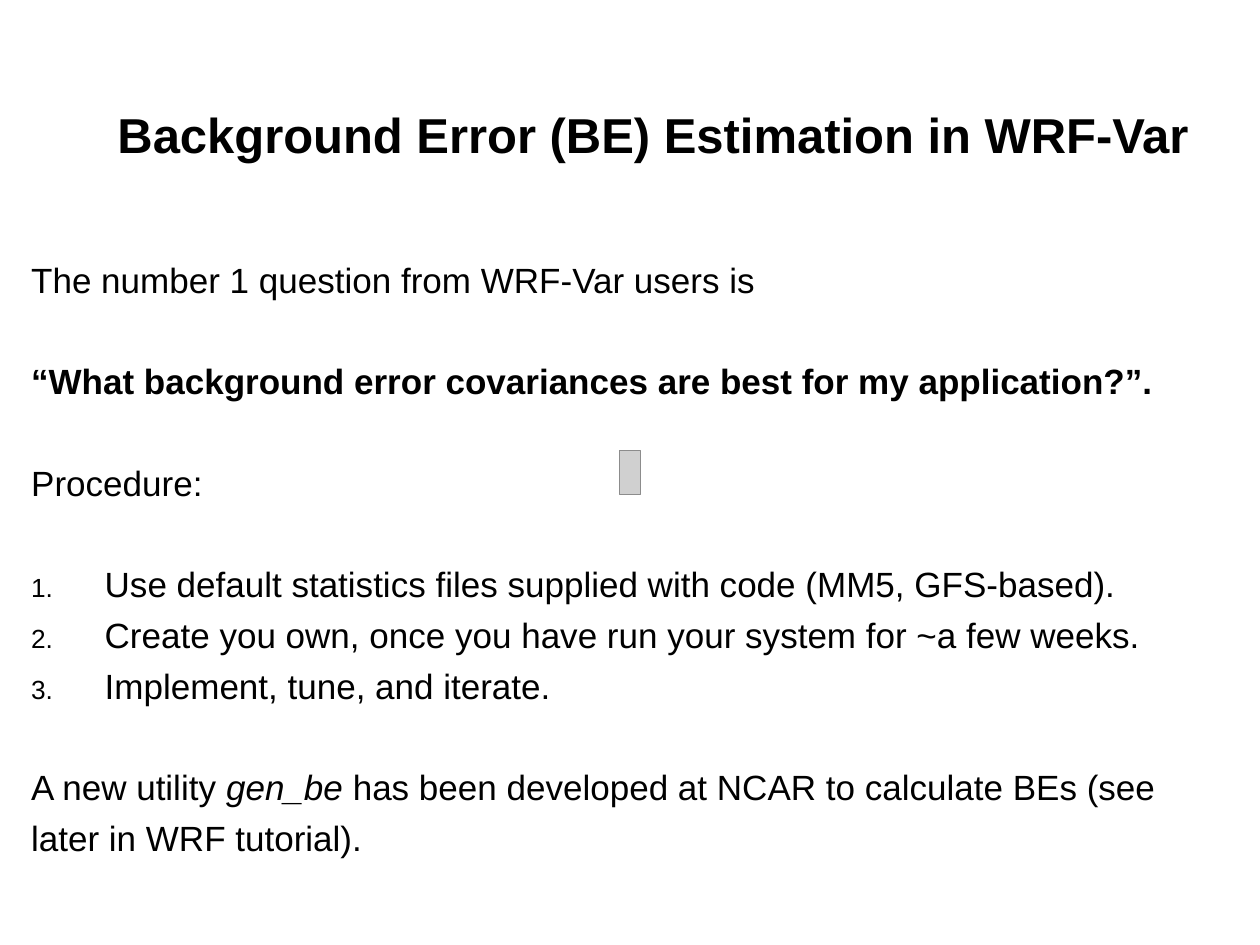
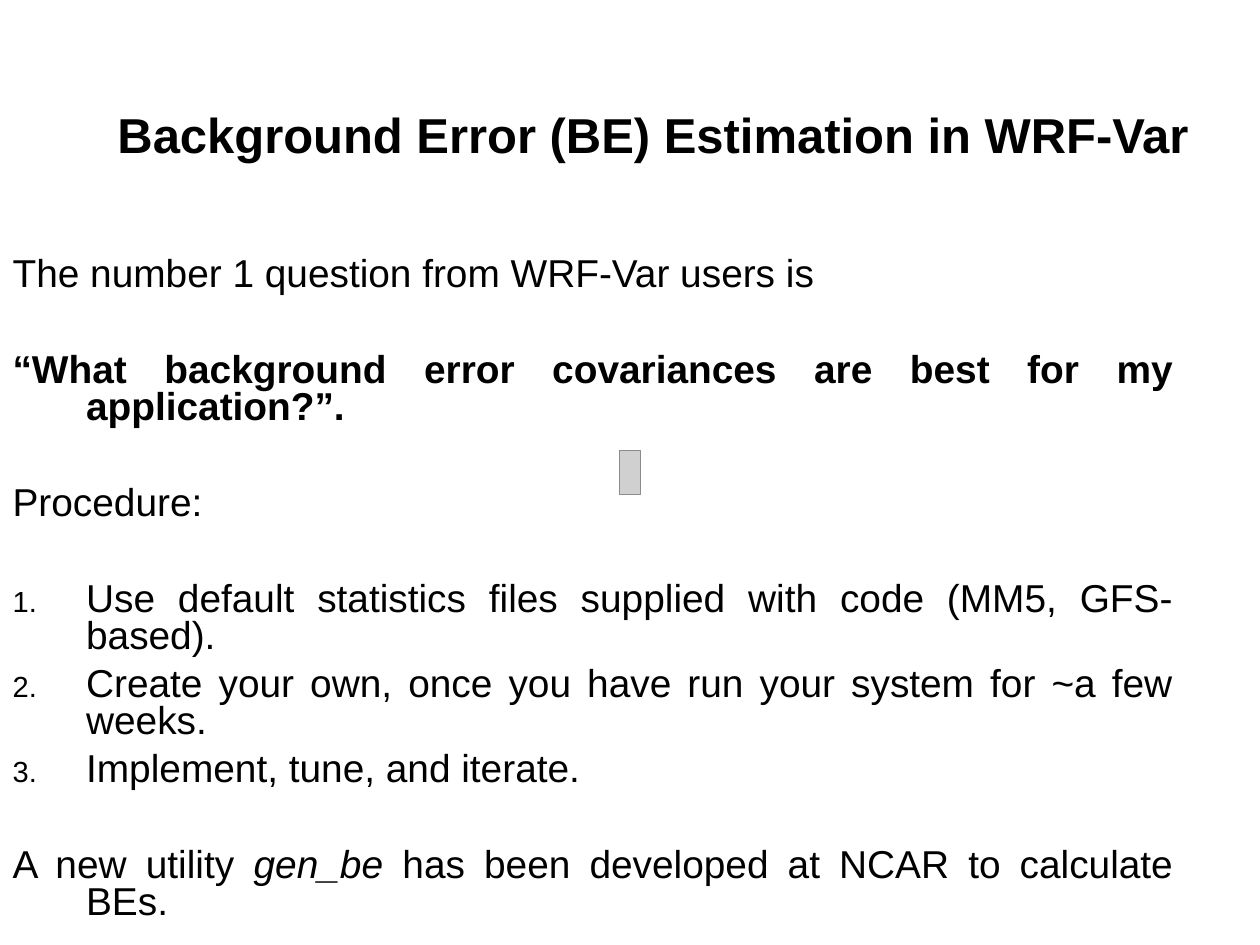
Before and after one commit to wrf-model/WRFDA, a slide deck: slide 13 of doc/da_tutorial/wrfvar-system.ppt. Drawn at 1260x945 pixels with LibreOffice and Linux fonts; fonts in the diff are those of the drawing; grey boxes stand for pictures. Boxes give left, top, right and bottom in pixels: in the first picture for what was removed or moved away, otherwise in the second. Text is boxed around its words. In the diff, an @@ line names an element or a change of style, - is before the commit and + after.

Commit message:
Changes for July 2006 WRFVAR tutorial

```diff
--- a/doc/da_tutorial/wrfvar-system.ppt
+++ b/doc/da_tutorial/wrfvar-system.ppt
@@ text "The number 1 question from ...": place and size @@
-text "The number 1 question from ..." at (31, 267, 1155, 858)
+text "The number 1 question from ..." at (13, 259, 1173, 916)
@@ text at (13, 259, 1173, 789): size 20 to 22.2 pt in "The number 1 question from WRF-Var users ...", "“What background error covariances are best for ...", "Procedure:", "Use default statistics files supplied with code ..." and 1 more places; line spacing 1 to 0.8; more space between paragraphs @@
@@ text at (86, 669, 1172, 735): text changed; size 20 to 22.2 pt @@
-2. Create you own, once you have run your system for ~a few weeks.
+2. Create your own, once you have run your system for ~a few weeks.
@@ text at (13, 850, 1173, 916): text changed; size 20 to 22.2 pt @@
-A new utility gen_be has been developed at NCAR to calculate BEs (see
-later in WRF tutorial).
+A new utility gen_be has been developed at NCAR to calculate BEs.
```
Also in this commit, not shown: 9 other slides changed, 1 other file.
